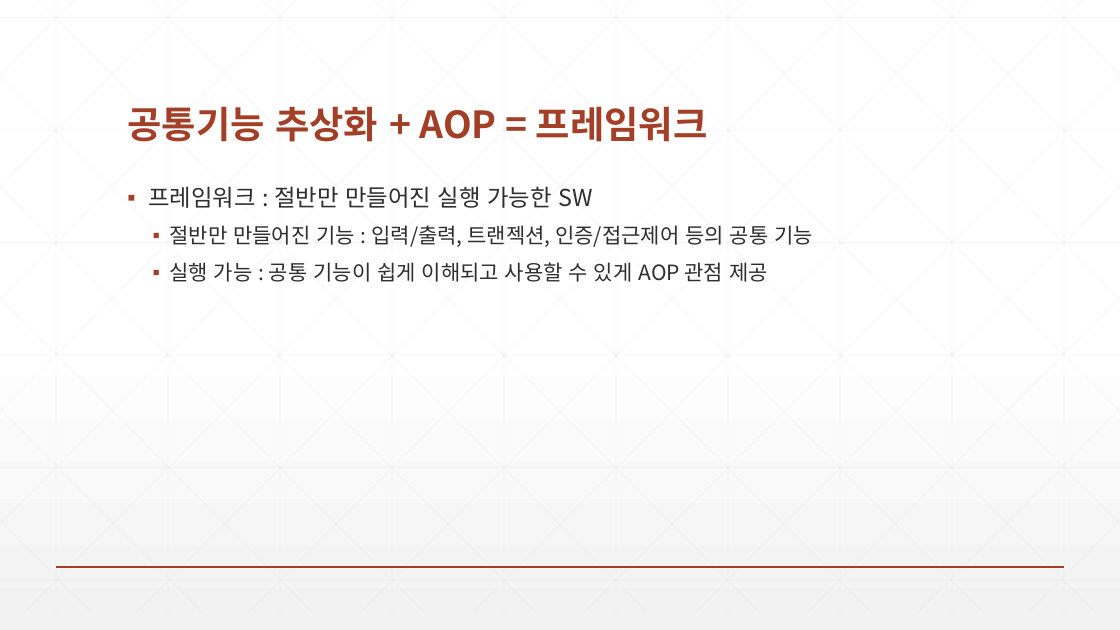
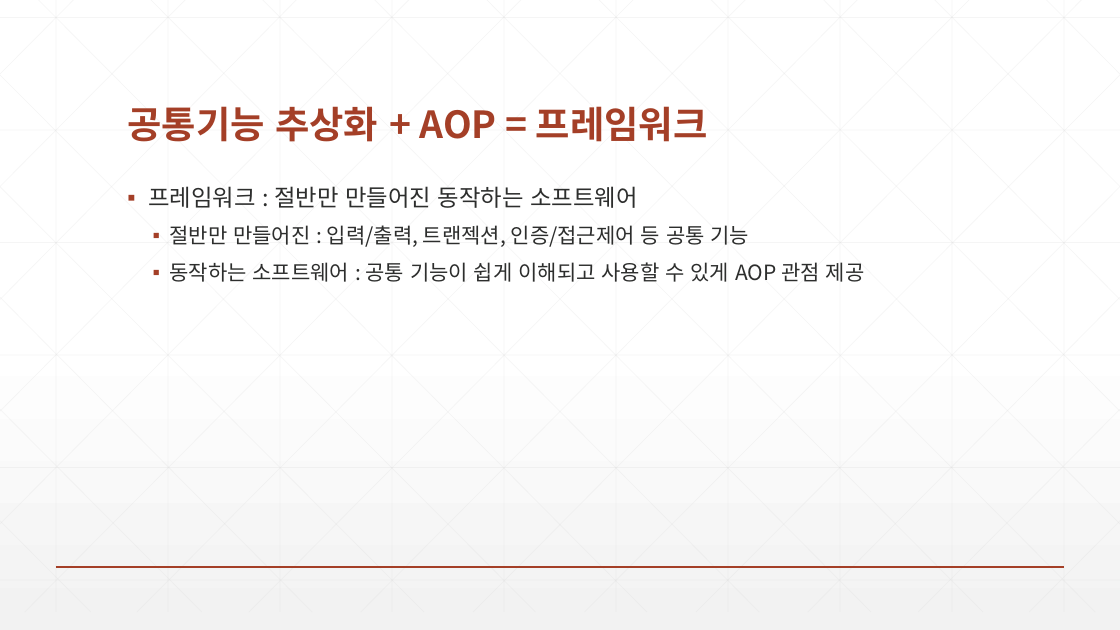
Before and after one commit to zeroshift01/code5, a slide deck: slide 4 of inflearn02/doc/교재.pptx. Drawn at 1120x630 pixels with LibreOffice and Linux fonts; fonts in the diff are those of the drawing. Boxes give left, top, right and bottom in pixels: in the first picture for what was removed or moved away, otherwise in the second. Text is boxed around its words. In the diff, an @@ line names an element or a change of style, - is before the commit and + after.

```diff
--- a/inflearn02/doc/교재.pptx
+++ b/inflearn02/doc/교재.pptx
@@ text at (x1=148, y1=186, x2=865, y2=282): text changed @@
-▪ 프레임워크 : 절반만 만들어진 실행 가능한 SW
-  ▪ 절반만 만들어진 기능 : 입력/출력, 트랜젝션, 인증/접근제어 등의 공통 기능
-  ▪ 실행 가능 : 공통 기능이 쉽게 이해되고 사용할 수 있게 AOP 관점 제공
+▪ 프레임워크 : 절반만 만들어진 동작하는 소프트웨어
+  ▪ 절반만 만들어진 : 입력/출력, 트랜젝션, 인증/접근제어 등 공통 기능
+  ▪ 동작하는 소프트웨어 : 공통 기능이 쉽게 이해되고 사용할 수 있게 AOP 관점 제공
```
Also in this commit, not shown: 6 other files.
